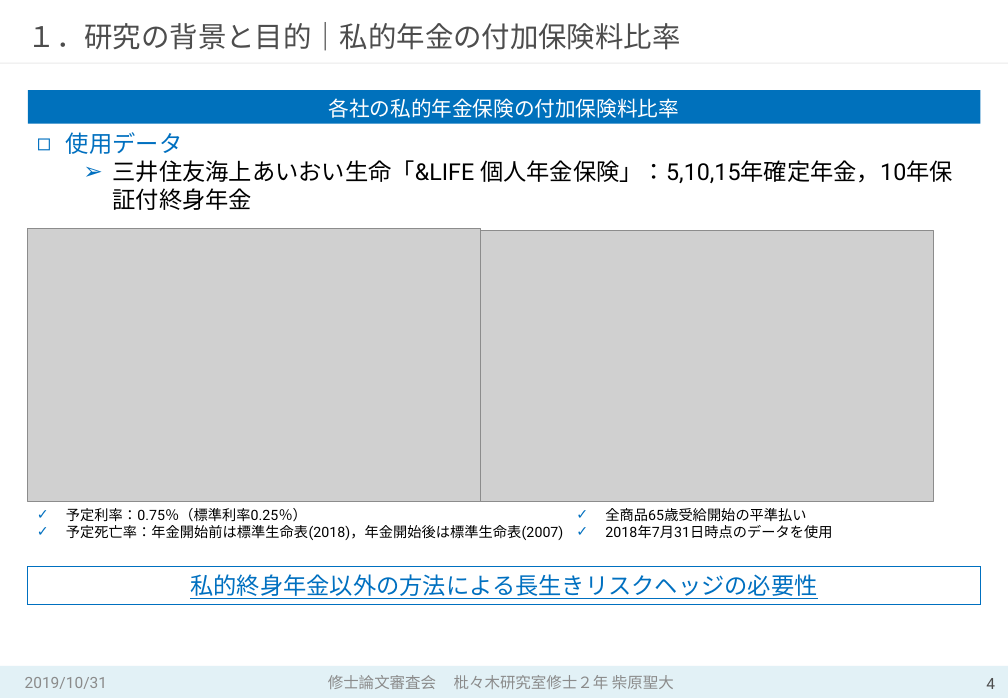
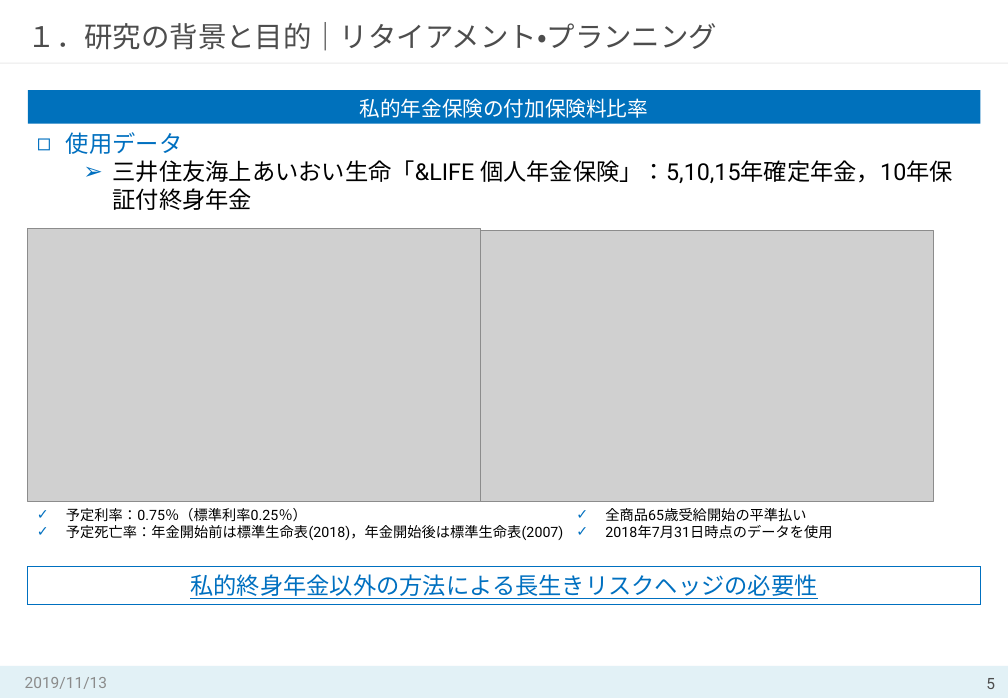
Before and after one commit to MasahiroShibahara/Open, a slide deck: slide 5 of Masahiro_Shibahara①.pptx (slide 4 before the commit). Drawn at 1008x698 pixels with LibreOffice and Linux fonts; fonts in the diff are those of the drawing; grey boxes stand for pictures. Boxes give left, top, right and bottom in pixels: in the first picture for what was removed or moved away, otherwise in the second. Text is boxed around its words. In the diff, an @@ line names an element or a change of style, - is before the commit and + after.

```diff
--- a/Masahiro_Shibahara①.pptx
+++ b/Masahiro_Shibahara①.pptx
@@ title at bbox=[28, 22, 717, 51]: text changed @@
-１．研究の背景と目的｜私的年金の付加保険料比率
+１．研究の背景と目的｜リタイアメント・プランニング
@@ text in rectangle at bbox=[360, 98, 648, 118]: text changed @@
-各社の私的年金保険の付加保険料比率
+私的年金保険の付加保険料比率
@@ text at bbox=[25, 677, 107, 689]: text changed @@
-2019/10/31
+2019/11/13
@@ text removed at bbox=[328, 675, 674, 689] @@
-修士論文審査会 枇々木研究室修士２年 柴原聖大
@@ page number at bbox=[986, 678, 995, 689]: text changed @@
-4
+5
```
Also in this commit, not shown: 40 other slides changed, 6 slides added.
